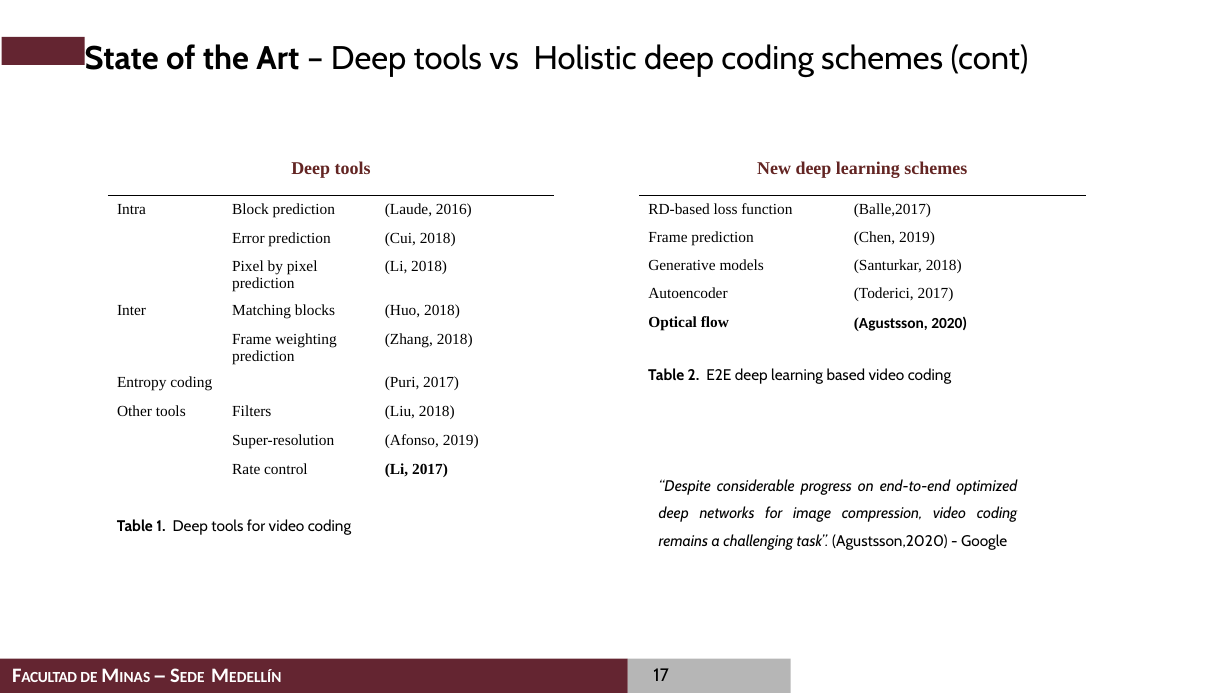
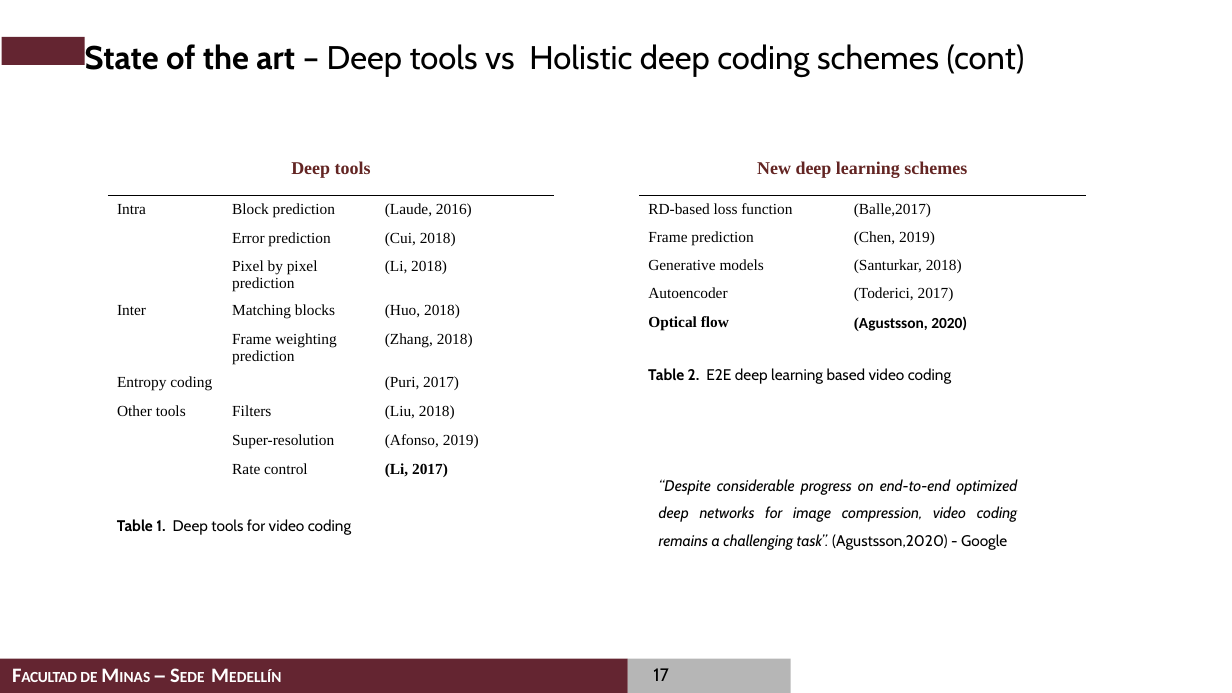
Before and after one commit to casalazarh/Examen-de-Calificacion-2020, a slide deck: slide 17 of presentation/Examen de Calificacion de Doctorado_Carlos_Alberto_Salazar.pptx. Drawn at 1232x693 pixels with LibreOffice and Linux fonts; fonts in the diff are those of the drawing; background and template pictures are left out. Boxes give left, top, right and bottom in pixels: in the first picture for what was removed or moved away, otherwise in the second. Text is boxed around its words. In the diff, an @@ line names an element or a change of style, - is before the commit and + after.

Commit message:
Final v2

```diff
--- a/presentation/Examen de Calificacion de Doctorado_Carlos_Alberto_Salazar.pptx
+++ b/presentation/Examen de Calificacion de Doctorado_Carlos_Alberto_Salazar.pptx
@@ title at bbox=[85, 44, 1025, 77]: text changed @@
-State of the Art – Deep tools vs Holistic deep coding schemes (cont)
+State of the art – Deep tools vs Holistic deep coding schemes (cont)
```
Also in this commit, not shown: 2 other slides changed.
